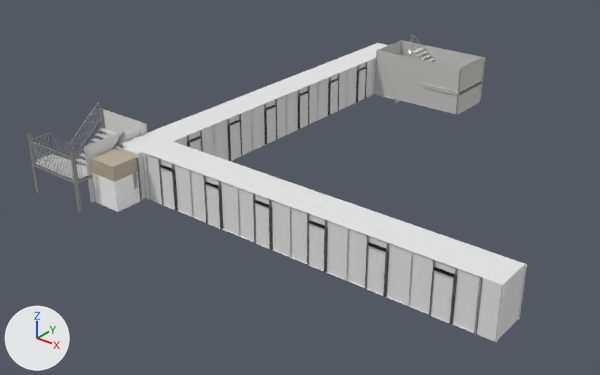
One commit to the glTF model build/floor_2.glb: the scene before it, then after it.
Before and after are seen from a 50 mm lens placed at (35.7, -45.4, 20.8), pointed at (12.0, -15.7, 2.4). Lighting does not change. The marker at lower left points along +X, +Y and +Z. The picture after the commit comes second. Vertices at exactly the same position are counted once.

The first picture shows 'Ceiling', 'EVCar_EV2', 'Floor', 'NorthStair_rail', 'NorthStair_slab', 'NorthStair_steps', 'Wall_004', 'Wall_006', 'Wall_037', 'Wall_041', 'Wall_043', 'Wall_044', 'Wall_045', 'Wall_046', 'Wall_047', 'Wall_048', 'Wall_061', 'Wall_063', 'Wall_065', 'Wall_066' and 66 more.
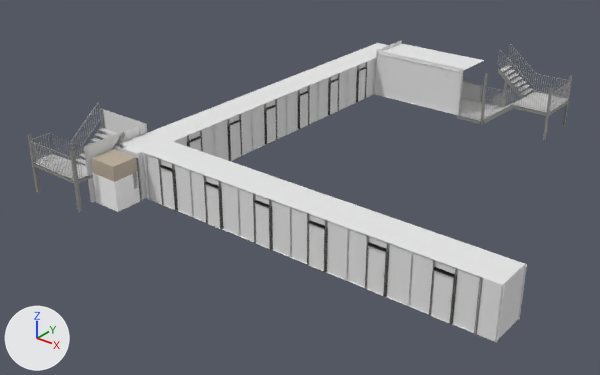
Diff of the bpy script that builds the scene:
```diff
--- a/build/floor_2.glb.py
+++ b/build/floor_2.glb.py
@@ me_floor @@
 me_floor.from_pydata(...)  # 15 vertices, 10 faces; spans x 6.0..26.0, y -22.4..0.0, z 2.9
-me_floor.vertices[13].co = (9.4, -2.9, 2.9)  # pixel (395, 99)
-me_floor.vertices[14].co = (9.4, 0.0, 2.9)
+# me_floor part 1
+me_floor.vertices[13].co = (13.8, -2.9, 2.9)  # pixel (457, 115)
+me_floor.vertices[14].co = (13.8, 0.0, 2.9)  # pixel (479, 102)
 me_floor.materials.append(mat_m_floor)
@@ me_northstair_rail @@
-me_northstair_rail.from_pydata(...)  # 272 vertices, 280 faces; spans x 9.39..11.23, y -1.47..-1.43, z 3.12..6.89
-me_northstair_rail.materials.append(mat_m_stainless)  # light grey #c4c4c4
+me_northstair_rail.from_pydata(...)  # 1328 vertices, 1336 faces; spans x 13.79..19.39, y -2.89..-0.01, z 2.94..6.94
+# me_northstair_rail part 3: 800 vertices added at x 13.8..19.39, y -2.89..-0.01, z 2.96..6.94
+# me_northstair_rail part 4: 272 vertices added at x 15.39..17.23, y -1.47..-1.43, z 3.12..6.94
+# other edits to the shape of me_northstair_rail do not show in these pictures
+me_northstair_rail.materials.append(mat_m_rail)  # grey #a2a2a0
@@ me_northstair_steps @@
-me_northstair_steps.from_pydata(...)  # 148 vertices, 186 faces; spans x 9.4..13.8, y -2.9..0.0, z 2.62..5.82
-me_northstair_steps.materials.append(mat_m_floor)  # white #e7e7e7
-me_northstair_steps.materials.append(mat_m_paintwall)  # light grey #c8c8c5
+me_northstair_steps.from_pydata(...)  # 20 vertices, 20 faces; spans x 7.8..13.8, y -2.9..0.12, z 2.65..5.6
+# me_northstair_steps part 2: the whole mesh is rebuilt
+me_northstair_steps.materials.append(mat_m_extwall)  # white #e7e7e7
+me_northstair_steps.materials.append(mat_m_steelstruct)  # grey #8e8e8b
@@ me_wall_004 @@
 # verts and faces of me_wall_004; kept vertices keep their numbers, new ones are numbered from 13
-me_wall_004.from_pydata(...)  # 13 vertices, 8 faces; spans x 7.8..13.8, y -0.07..0.06, z 2.9..5.8
+me_wall_004.from_pydata(...)  # 4 vertices, 2 faces; spans x 7.8, y -0.06..0.06, z 2.9..5.3
+# me_wall_004 part 5
+delete_vertices([4, 5, 6])  # with the faces that use them
+# other edits to the shape of me_wall_004 do not show in these pictures
 me_wall_004.materials.append(mat_m_wall)
-me_wall_004.materials.append(mat_m_paintwall)  # light grey #c8c8c5
-me_wall_004.materials.append(mat_m_baseboard)  # dark grey #353535
@@ me_wall_006 @@
 # verts and faces of me_wall_006; kept vertices keep their numbers, new ones are numbered from 13
-me_wall_006.from_pydata(...)  # 13 vertices, 8 faces; spans x 7.8..13.8, y -2.96..-2.83, z 2.9..5.8
+me_wall_006.from_pydata(...)  # 7 vertices, 4 faces; spans x 7.8..13.72, y -2.96..-2.84, z 2.9..5.8
+# me_wall_006 part 6
+verts[4] = (13.72, -2.84, 2.9)  # moved, pixel (456, 114)
+verts[6] = (13.72, -2.84, 5.8)  # moved, pixel (460, 68)
+# me_wall_006 part 7: 2 faces spanning x 7.8..13.72, y -2.84, z 2.9..5.8 switch from mat_m_paintwall (light grey #c8c8c5) to mat_m_extwall (white #e7e7e7)
+# other edits to the shape of me_wall_006 do not show in these pictures
 me_wall_006.materials.append(mat_m_wall)
-me_wall_006.materials.append(mat_m_baseboard)  # dark grey #353535
@@ me_wall_041 @@
 # verts and faces of me_wall_041; kept vertices keep their numbers, new ones are numbered from 14
-me_wall_041.from_pydata(...)  # 14 vertices, 8 faces; spans x 13.7..13.9, y -20.3..0.0, z 2.9..5.8
-me_wall_041.materials.append(mat_m_paintwall)  # light grey #c8c8c5
-me_wall_041.materials.append(mat_m_baseboard)  # dark grey #353535
+me_wall_041.from_pydata(...)  # 8 vertices, 4 faces; spans x 13.7..13.9, y -20.3..-2.9, z 2.9..5.8
+# me_wall_041 part 8
+delete_vertices([*range(0, 4)])  # with the faces that use them
+verts[14] = (13.9, -2.9, 2.9)  # pixel (457, 115)
+verts[15] = (13.7, -2.9, 2.9)  # pixel (456, 114)
+verts[16] = (13.7, -2.9, 5.8)  # pixel (460, 68)
+verts[17] = (13.9, -2.9, 5.8)  # pixel (462, 68)
+faces += [(14, 15, 16), (14, 16, 17)]  # mat_m_extwall (white #e7e7e7)
+# other edits to the shape of me_wall_041 do not show in these pictures
 me_wall_041.materials.append(mat_m_wall)
+me_wall_041.materials.append(mat_m_extwall)  # white #e7e7e7
@@ ob_northstair_slab @@
-ob_northstair_slab = bpy.data.objects.new('NorthStair_slab', me_northstair_slab)
@@ ob_wall_061 @@
-ob_wall_061 = bpy.data.objects.new('Wall_061', me_wall_061)
@@ ob_wall_063 @@
-ob_wall_063 = bpy.data.objects.new('Wall_063', me_wall_063)
@@ ob_northstair_steel @@
+ob_northstair_steel = bpy.data.objects.new('NorthStair_steel', me_northstair_steel)  # 48 vertices, 52 faces; spans x 13.8..19.4, y -2.9..0.0, z 2.7..5.8; in mat_m_steelstruct (grey #8e8e8b)
+ob_northstair_steel.location = (0.0, 0.0, 0.0)
@@ ob_northstair_deck @@
+ob_northstair_deck = bpy.data.objects.new('NorthStair_deck', me_northstair_deck)  # 152 vertices, 188 faces; spans x 13.8..19.4, y -2.9..0.0, z 2.62..5.82; in mat_m_deck (white #e7e7e7), mat_m_steelstruct (grey #8e8e8b)
+ob_northstair_deck.location = (0.0, 0.0, 0.0)
```

What differs and where, as boxes [x1, y1, x2, y2] in the pictures (600 x 375 px; the box of a moved part takes in the faces that stretch with it):
'NorthStair_steps', reshaped: before [396, 45, 458, 103]; after [377, 43, 484, 102]
'NorthStair_deck', added: after [459, 65, 568, 125]
'NorthStair_rail', reshaped: before [410, 33, 435, 62]; after [459, 44, 571, 120]
'Wall_063', deleted: before [457, 58, 484, 115]
'Wall_004', reshaped (not visible afterwards): before [400, 40, 484, 68]
'NorthStair_steel', added: after [457, 62, 573, 140]
'Floor', reshaped: before [150, 94, 474, 333]; after [150, 94, 479, 333]
'NorthStair_slab', deleted: before [395, 81, 482, 103]
'Wall_041', reshaped: before [456, 58, 482, 115]; after [456, 69, 462, 115]
'Wall_061', deleted: before [406, 41, 485, 102]
part 1 of me_floor, moved or reshaped (not visible before): after [375, 94, 479, 115]
part 3 of me_northstair_rail, added: after [459, 44, 571, 119]
part 4 of me_northstair_rail, added: after [493, 49, 526, 107]
part 6 of me_wall_006, moved or reshaped: before [375, 50, 462, 114]; after [375, 50, 460, 114]
part 7 of me_wall_006, recoloured (light grey to white): [375, 50, 460, 114] in both
'Wall_065', unchanged, covered by the edit: before [474, 277, 504, 343]
'Wall_067', unchanged, uncovered by the edit: after [495, 265, 525, 342]
